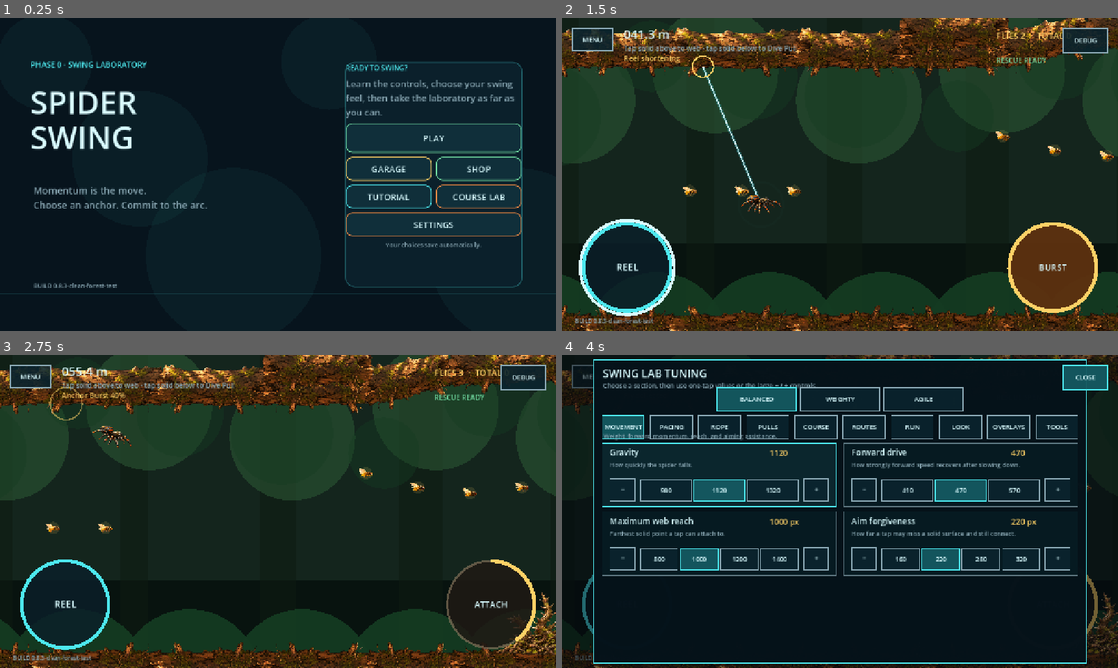
Above: before the commit, frames 1-4 (two rows, left to right).
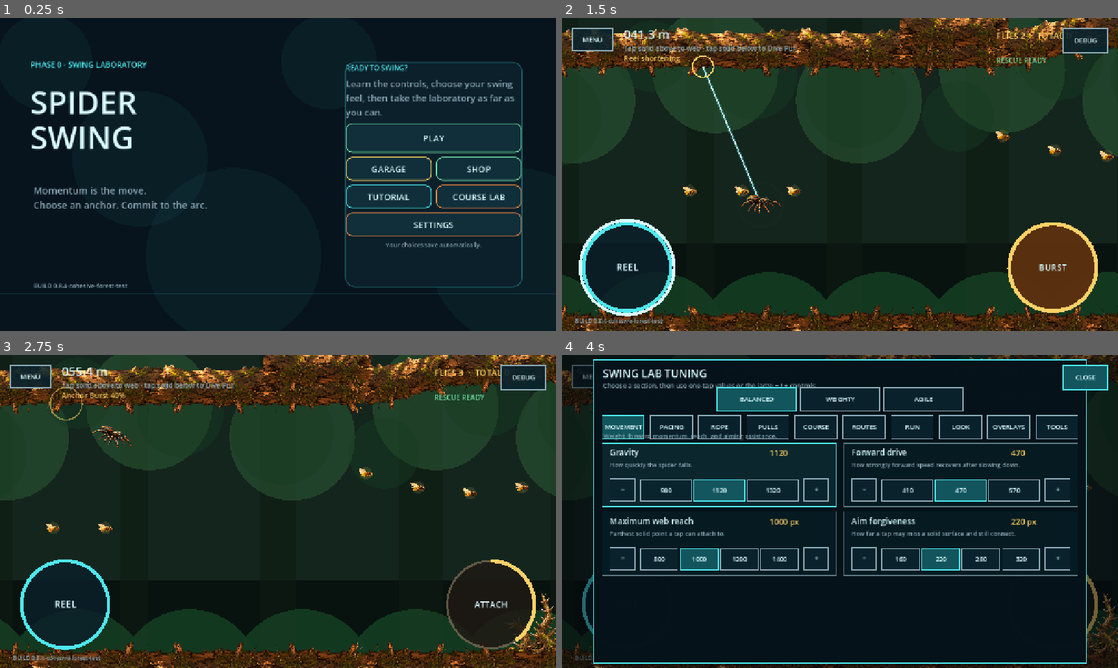
Above: after the commit, the same moments.

Repository: menno420/spider-swing
Game: Godot game, scene res://game/bootstrap/main.tscn
The game is run twice, just before and just after one commit, with the same random seed, the same clock (stepped at 60 frames per second) and the same inputs.
Inputs (mouse positions are in pixels of both pictures, inside the frame that each line leads up to):
- Up to frame 1 (0.25 s): no input
- Up to frame 2 (1.5 s): click "PLAY" at 0.5 s; click (628, 268) at 1.25 s
- Up to frame 3 (2.75 s): click (489, 605) at 2 s
- Up to frame 4 (4 s): click (1084, 376) at 2.75 s; click (840, 511) at 3.5 s

The runs differ from the first frame. In frame 1, less than 0.1% of the frame differs, in the area x 11-23%, y 84-87%; in frame 2, less than 0.1%; in frame 3, 0.8%, in the area x 7-100%, y 75-98%; in frame 4, 0.3%.

Commit message:
Blend forest hazards into one environment (#26)
Close transparent wall joins, retire the distorted split-circle gate art, and use aspect-preserving forest composition without changing gameplay geometry.

Diff:
--- a/game/presentation/scripts/art_asset_catalog.gd
+++ b/game/presentation/scripts/art_asset_catalog.gd
@@ -10,7 +10,6 @@
 const FOREST_BRANCH := &"forest_branch"
 const FOREST_BRAMBLE := &"forest_bramble"
 const FOREST_HANGING_VINE := &"forest_hanging_vine"
-const FOREST_ROOT_GATE := &"forest_root_gate"
 const CLASSIC_SPIDER := &"classic_spider"
 const GOLDEN_FLY := &"golden_fly"
 
@@ -21,8 +20,6 @@
 		"res://assets/runtime/forest-biome/thorn-bramble.png",
 	FOREST_HANGING_VINE:
 		"res://assets/runtime/forest-biome/hanging-thorn-vine.png",
-	FOREST_ROOT_GATE:
-		"res://assets/runtime/forest-biome/split-thorn-root-gate.png",
 	CLASSIC_SPIDER:
 		"res://assets/runtime/characters/classic-garden-spider.png",
 	GOLDEN_FLY:
--- a/game/presentation/scripts/swing_lab.gd
+++ b/game/presentation/scripts/swing_lab.gd
@@ -21,8 +21,7 @@
 const FOREST_BRANCH_HEIGHT := 122.0
 const FOREST_BRANCH_BASELINE := 94.0
 const FOREST_OBSTACLE_ART_OVERSCAN := 8.0
-const FOREST_GATE_UPPER_SOURCE := Rect2(6.0, 3.0, 377.0, 186.0)
-const FOREST_GATE_LOWER_SOURCE := Rect2(2.0, 357.0, 373.0, 153.0)
+const FOREST_RAIL_JOIN_OVERLAP := 28.0
 
 var _snapshot: SimulationSnapshot
 var _camera_x: float = 0.0
@@ -287,8 +286,6 @@
 			environment["material_tint"] as Color,
 			fill,
 		)
-		if _uses_forest_art():
-			_draw_forest_boundary_edge(boundary, screen_boundary)
 		if _snapshot.collision_outlines_visible:
 			_draw_closed_polyline(
 				screen_boundary,
@@ -311,10 +308,6 @@
 
 	var obstacle_index := 0
 	while obstacle_index < _snapshot.obstacles.size():
-		if _uses_forest_art() and _is_forest_gate_group(obstacle_index):
-			_draw_forest_gate(obstacle_index, size)
-			obstacle_index += 2
-			continue
 		var obstacle: PackedVector2Array = _snapshot.obstacles[obstacle_index]
 		var screen_obstacle := _polygon_to_screen(obstacle)
 		var obstacle_bounds := _polygon_bounds(screen_obstacle)
@@ -324,6 +317,9 @@
 			continue
 		_draw_obstacle(obstacle, screen_obstacle)
 		obstacle_index += 1
+
+	if _uses_forest_art():
+		_redraw_forest_boundary_edges(size)
 
 	for fly: Vector2 in _snapshot.fly_positions:
 		var fly_screen := _world_to_screen(fly)
@@ -411,6 +407,19 @@
 		draw_set_transform(Vector2.ZERO, 0.0, Vector2.ONE)
 
 
+func _redraw_forest_boundary_edges(viewport_size: Vector2) -> void:
+	# Obstacles deliberately extend behind the wall art. Drawing the continuous
+	# rail last masks transparent source padding and makes each hazard look
+	# rooted in one environment without changing either collision shape.
+	for boundary: PackedVector2Array in _snapshot.boundary_surfaces:
+		var screen_boundary := _polygon_to_screen(boundary)
+		var bounds := _polygon_bounds(screen_boundary)
+		if bounds.end.x < -80.0 or \
+				bounds.position.x > viewport_size.x + 80.0:
+			continue
+		_draw_forest_boundary_edge(boundary, screen_boundary)
+
+
 func _draw_obstacle(
 	world_polygon: PackedVector2Array,
 	polygon: PackedVector2Array,
@@ -447,9 +456,17 @@
 				OBSTACLE_DARK,
 			)
 		if texture != null:
-			_draw_texture_fitted(
+			var art_bounds := screen_bounds.grow(
+				FOREST_OBSTACLE_ART_OVERSCAN,
+			)
+			if world_bounds.position.y <= CourseStream.CEILING_Y + 2.0:
+				art_bounds.position.y -= FOREST_RAIL_JOIN_OVERLAP
+				art_bounds.size.y += FOREST_RAIL_JOIN_OVERLAP
+			elif world_bounds.end.y >= CourseStream.FLOOR_Y - 2.0:
+				art_bounds.size.y += FOREST_RAIL_JOIN_OVERLAP
+			_draw_texture_cover(
 				texture,
-				screen_bounds.grow(FOREST_OBSTACLE_ART_OVERSCAN),
+				art_bounds,
 				flip_y,
 			)
 		if _snapshot.collision_outlines_visible:
@@ -487,77 +504,6 @@
 		)
 
 
-func _draw_forest_gate(first_index: int, viewport_size: Vector2) -> void:
-	var union_bounds := Rect2()
-	var world_polygons: Array[PackedVector2Array] = []
-	var screen_polygons: Array[PackedVector2Array] = []
-	for offset in range(2):
-		var world_polygon: PackedVector2Array = \
-			_snapshot.obstacles[first_index + offset]
-		var polygon := _polygon_to_screen(world_polygon)
-		world_polygons.append(world_polygon)
-		screen_polygons.append(polygon)
-		var bounds := _polygon_bounds(polygon)
-		union_bounds = bounds if offset == 0 else union_bounds.merge(bounds)
-	if union_bounds.end.x < -90.0 or \
-			union_bounds.position.x > viewport_size.x + 90.0:
-		return
-	var texture := _art_texture(ArtAssetCatalog.FOREST_ROOT_GATE)
-	var environment := _environment_theme()
-	var draw_backing := bool(environment.get(
-		"draw_obstacle_geometry_backing",
-		true,
-	)) or texture == null
-	if draw_backing:
-		for offset in range(2):
-			_draw_environment_polygon(
-				world_polygons[offset],
-				screen_polygons[offset],
-				environment["obstacle_tint"] as Color,
-				OBSTACLE_DARK,
-			)
-	if texture != null:
-		draw_texture_rect_region(
-			texture,
-			_polygon_bounds(screen_polygons[0]).grow(
-				FOREST_OBSTACLE_ART_OVERSCAN,
-			),
-			FOREST_GATE_UPPER_SOURCE,
-		)
-		draw_texture_rect_region(
-			texture,
-			_polygon_bounds(screen_polygons[1]).grow(
-				FOREST_OBSTACLE_ART_OVERSCAN,
-			),
-			FOREST_GATE_LOWER_SOURCE,
-		)
-	if _snapshot.collision_outlines_visible:
-		var color := _environment_theme()["lethal_edge"] as Color
-		for polygon: PackedVector2Array in screen_polygons:
-			_draw_closed_polyline(polygon, color, 2.0)
-
-
-func _is_forest_gate_group(first_index: int) -> bool:
-	if first_index + 1 >= _snapshot.obstacles.size():
-		return false
-	var upper: PackedVector2Array = _snapshot.obstacles[first_index]
-	var lower: PackedVector2Array = _snapshot.obstacles[first_index + 1]
-	if upper.size() != 4 or lower.size() != 4:
-		return false
-	var upper_bounds := _polygon_bounds(upper)
-	var lower_bounds := _polygon_bounds(lower)
-	var union_bounds := upper_bounds.merge(lower_bounds)
-	return upper_bounds.get_center().y < lower_bounds.get_center().y and \
-		upper_bounds.position.y <= CourseStream.CEILING_Y + 2.0 and \
-		lower_bounds.end.y >= CourseStream.FLOOR_Y - 2.0 and \
-		upper_bounds.end.y < lower_bounds.position.y and \
-		absf(
-			upper_bounds.get_center().x - lower_bounds.get_center().x,
-		) <= 8.0 and \
-		union_bounds.size.x >= 110.0 and union_bounds.size.x <= 240.0 and \
-		union_bounds.size.y >= 520.0 and union_bounds.size.y <= 640.0
-
-
 func _draw_fly(screen_position: Vector2, world_position: Vector2) -> void:
 	var texture := _art_texture(ArtAssetCatalog.GOLDEN_FLY)
 	if texture == null:
@@ -578,17 +524,32 @@
 	)
 
 
-func _draw_texture_fitted(
+func _draw_texture_cover(
 	texture: Texture2D,
 	bounds: Rect2,
 	flip_y: bool = false,
 ) -> void:
+	var texture_size := texture.get_size()
+	if texture_size.x <= 0.0 or texture_size.y <= 0.0 or \
+			bounds.size.x <= 0.0 or bounds.size.y <= 0.0:
+		return
+	var source := Rect2(Vector2.ZERO, texture_size)
+	var source_aspect := texture_size.x / texture_size.y
+	var target_aspect := bounds.size.x / bounds.size.y
+	if source_aspect > target_aspect:
+		var cropped_width := texture_size.y * target_aspect
+		source.position.x = (texture_size.x - cropped_width) * 0.5
+		source.size.x = cropped_width
+	else:
+		var cropped_height := texture_size.x / target_aspect
+		source.position.y = (texture_size.y - cropped_height) * 0.5
+		source.size.y = cropped_height
 	var scale_y := -1.0 if flip_y else 1.0
 	draw_set_transform(bounds.get_center(), 0.0, Vector2(1.0, scale_y))
-	draw_texture_rect(
+	draw_texture_rect_region(
 		texture,
 		Rect2(-bounds.size * 0.5, bounds.size),
-		false,
+		source,
 	)
 	draw_set_transform(Vector2.ZERO, 0.0, Vector2.ONE)
 
--- a/project.godot
+++ b/project.godot
@@ -9,7 +9,7 @@
 
 config/name="Spider Swing"
 config/description="Android-first 2D physics swing game. \"Spider Swing\" is an internal codename, not an approved release name — see docs/product/name-status.md."
-config/version="0.8.3-clean-forest-test"
+config/version="0.8.4-cohesive-forest-test"
 run/main_scene="res://game/bootstrap/main.tscn"
 config/features=PackedStringArray("4.7", "GL Compatibility")
 
--- a/tests/test_runner.gd
+++ b/tests/test_runner.gd
@@ -4,10 +4,10 @@
 const MAIN_SCENE_PATH := "res://game/bootstrap/main.tscn"
 const EXPORT_PRESETS_PATH := "res://export_presets.cfg"
 const ANDROID_WORKFLOW_PATH := "res://.github/workflows/android-debug.yml"
-const BUILD_VERSION := "0.8.3-clean-forest-test"
-const ANDROID_VERSION_CODE := 19
-const ANDROID_APP_NAME := "Spider Swing Clean Forest (dev)"
-const EXPECTED_CHECK_COUNT := 79
+const BUILD_VERSION := "0.8.4-cohesive-forest-test"
+const ANDROID_VERSION_CODE := 20
+const ANDROID_APP_NAME := "Spider Swing Cohesive Forest (dev)"
+const EXPECTED_CHECK_COUNT := 80
 const REQUIRED_INPUT_ACTIONS := [
 	"web_action", "reel_in", "burst_action", "pause", "restart_run",
 	"toggle_debug"]
--- a/tests/unit/mobile_hud_layout_tests.gd
+++ b/tests/unit/mobile_hud_layout_tests.gd
@@ -21,6 +21,9 @@
 	passed += _test_debug_catalog_uses_plain_language(failures)
 	passed += _test_environment_theme_packs_are_visual_only(failures)
 	passed += _test_finished_forest_has_no_legacy_obstacle_backing(failures)
+	passed += _test_forest_obstacles_join_the_rails_without_gate_distortion(
+		failures,
+	)
 	passed += _test_debug_panel_expands_for_wide_phone(failures)
 	passed += _test_debug_controls_can_be_disabled(failures)
 	passed += _test_world_input_waits_for_gui(failures)
@@ -547,8 +550,8 @@
 			failures.append("environment texture is not a 384 px runtime tile")
 			return 0
 	var art_paths := ArtAssetCatalog.texture_paths()
-	if art_paths.size() != 6:
-		failures.append("finished forest slice does not expose six art assets")
+	if art_paths.size() != 5:
+		failures.append("finished forest slice does not expose five active art assets")
 		return 0
 	for path: String in art_paths:
 		if not ResourceLoader.exists(path):
@@ -638,6 +641,45 @@
 	return 1
 
 
+static func _test_forest_obstacles_join_the_rails_without_gate_distortion(
+	failures: PackedStringArray,
+) -> int:
+	var renderer := FileAccess.open(
+		"res://game/presentation/scripts/swing_lab.gd",
+		FileAccess.READ,
+	)
+	var catalog := FileAccess.open(
+		"res://game/presentation/scripts/art_asset_catalog.gd",
+		FileAccess.READ,
+	)
+	if renderer == null or catalog == null:
+		failures.append("forest presentation sources cannot be inspected")
+		return 0
+	var renderer_source := renderer.get_as_text()
+	var catalog_source := catalog.get_as_text()
+	if not renderer_source.contains("FOREST_RAIL_JOIN_OVERLAP") or \
+			not renderer_source.contains("_redraw_forest_boundary_edges"):
+		failures.append(
+			"wall-grown forest art has no explicit rail-overlap composition")
+		return 0
+	if renderer_source.contains("FOREST_GATE_UPPER_SOURCE") or \
+			renderer_source.contains("FOREST_GATE_LOWER_SOURCE") or \
+			renderer_source.contains("_draw_forest_gate"):
+		failures.append(
+			"broad forest passage still stretches cropped circular gate halves")
+		return 0
+	if catalog_source.contains("FOREST_ROOT_GATE") or \
+			catalog_source.contains("split-thorn-root-gate.png"):
+		failures.append(
+			"retired circular gate art remains in the runtime asset catalog")
+		return 0
+	if not renderer_source.contains("_draw_texture_cover"):
+		failures.append(
+			"forest obstacle art still permits non-uniform texture distortion")
+		return 0
+	return 1
+
+
 static func _test_debug_panel_expands_for_wide_phone(
 	failures: PackedStringArray,
 ) -> int:
Not shown, changed: .substrate/episodic_index.json
Binary file removed: assets/runtime/forest-biome/split-thorn-root-gate.png
Not shown, removed: assets/runtime/forest-biome/split-thorn-root-gate.png.import
Not shown, changed: export_presets.cfg
Not shown, changed: .github/workflows/android-debug.yml
Not shown, added: .sessions/2026-07-29-cohesive-forest-environment.md
Not shown, changed: .substrate/guard-fires.jsonl
Not shown, changed: README.md
Not shown, changed: assets/runtime/forest-biome/README.md
Not shown, changed: assets/source/forest-biome/README.md
Not shown, changed: control/status.md
Not shown, changed: docs/CAPABILITIES.md
(and 5 more such lines)
